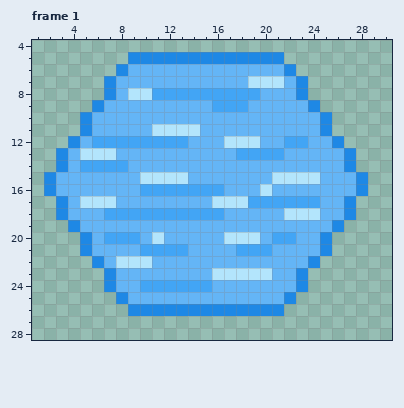
Two states of a pixel-art file, art/hex03.aseprite. The first picture shows the starting point.
32x32 pixels, 2 frames. Shown: frame 1: x 1..30, y 4..28. The commit also changed other frames, which this record leaves out.
New version:
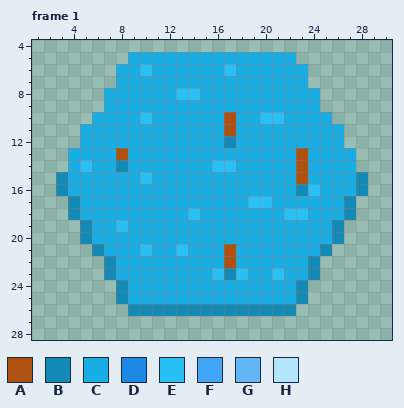
Palette (. is transparent): A #af5211  B #138ab6  C #18aee4  D #1e88e5  E #29c0f6  F #42a5f5  G #64b5f6  H #b3e5fc
The edit:
layer "Layer 1" now hidden
layer "Layer 2" added
layer "Layer 3" added
Changed rows in their new state; - is an unchanged pixel.
Frame 1:
first column x 2:
 5 -------CCCCCCCCCCCCCC------
 6 ------CCECCCCCCECCCCCC-----
 7 -----.CCCCCCCCCCCCCCCC-----
 8 -----CCCCCCEECCCCCCCCCC----
 9 ----.CCCCCCCCCCCCCCCCCC----
10 ---.CCCCECCCCCCACCEECCCC---
11 ---CCCCCCCCCCCCACCCCCCCCC--
12 --.CCCCCCCCCCCCBCCCCCCCCC--
13 -.CCCCACCCCCCCCCCCCCCACCCC-
14 -.CECCBCCCCCCCEECCCCCACCCC-
15 .BCCCCCCECCCCCCCCCCCCACCCCB
16 .BCCCCCCCCCCCCCCCCCCCBECCCB
17 -.BCCCCCCCCCCCCCCEECCCCCCB-
18 -.BCCCCCCCCCECCCCCCCEECCCB-
19 --.BCCECCCCCCCCCCCCCCCCCB--
20 ---BCCCCCCCCCCCCCCCCCCCCB--
21 ---.BCCCECCECCCACCCCCCCB---
22 ----.BCCCCCCCCCACCCCCCB----
23 -----BCCCCCCCCEBECCECCB----
24 -----.BCCCCCCCCCCCCCCB-----
25 ------BCCCCCCCCCCCCCCB-----
26 -------BBBBBBBBBBBBBB------
Where, in picture pixels (left, top, right, bottom), the same in both pictures:
changed: (44, 52, 368, 316)
